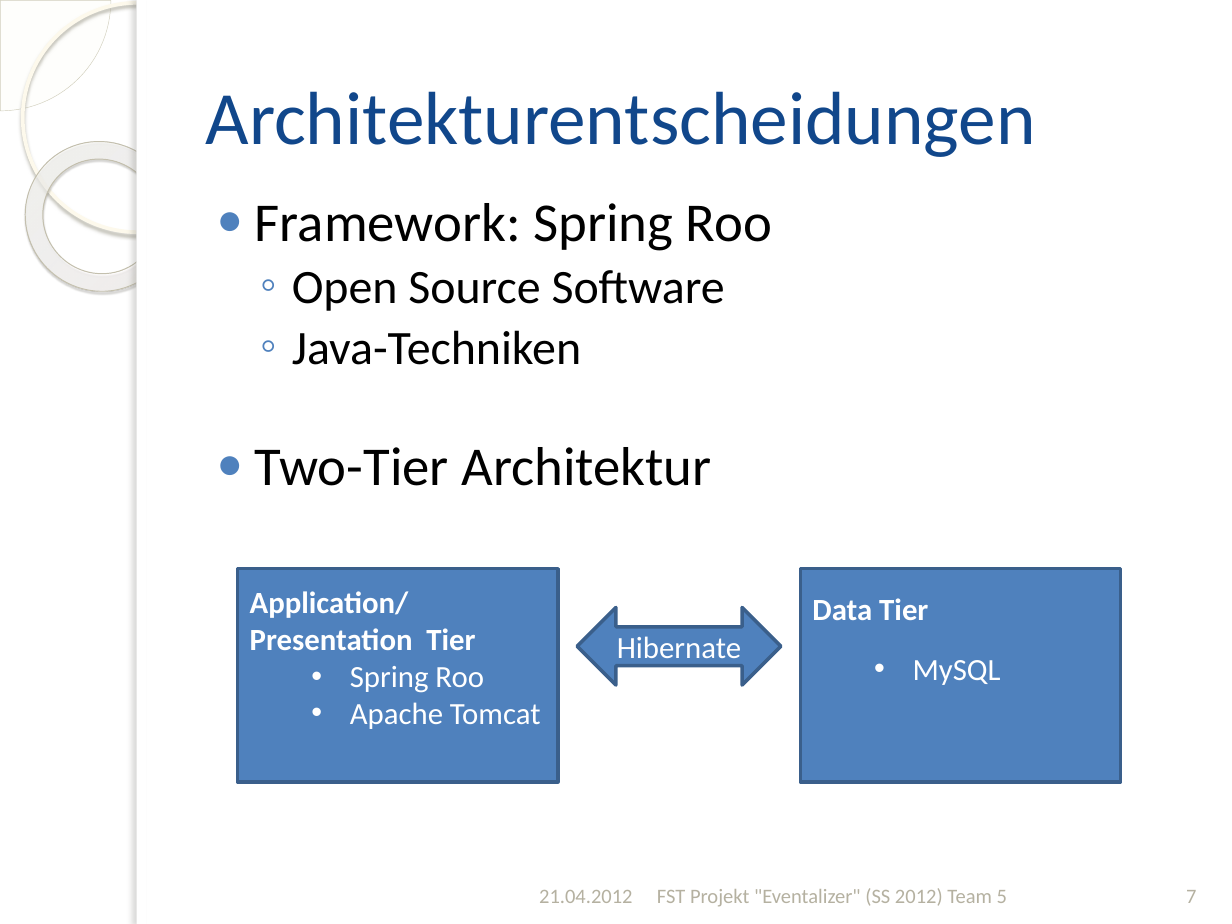
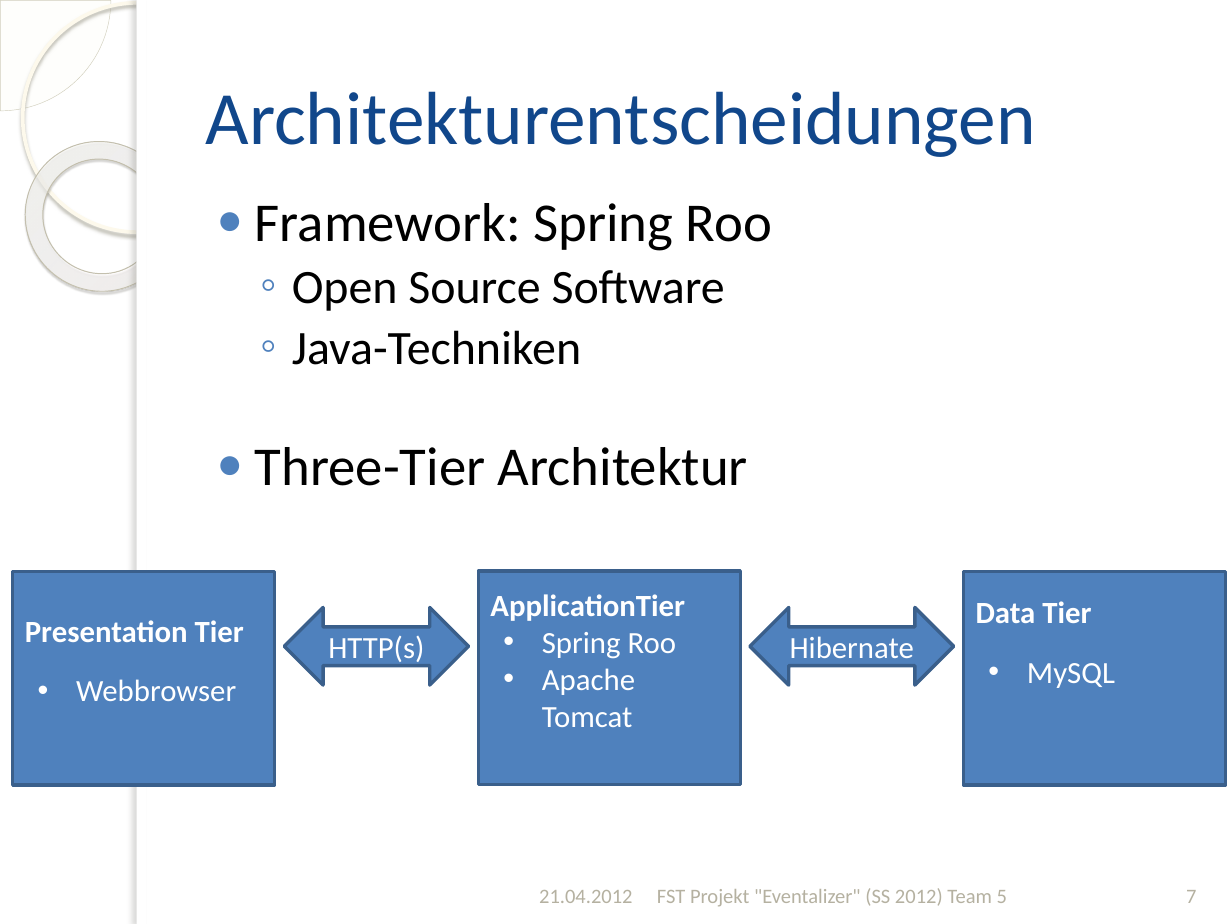
Before and after one commit to silkslostsoul/Eventalizer, a slide deck: slide 7 of Dokumente/Zwischenstand zum 2012-04-21_v2.pptx. Drawn at 1232x924 pixels with LibreOffice and Linux fonts; fonts in the diff are those of the drawing; background and template pictures are left out. Boxes give left, top, right and bottom in pixels: in the first picture for what was removed or moved away, otherwise in the second. Text is boxed around its words. In the diff, an @@ line names an element or a change of style, - is before the commit and + after.

Commit message:
nu aber final

```diff
--- a/Dokumente/Zwischenstand zum 2012-04-21_v2.pptx
+++ b/Dokumente/Zwischenstand zum 2012-04-21_v2.pptx
@@ text at [255,447,748,486]: text changed @@
-● Two-Tier Architektur
+● Three-Tier Architektur
@@ rectangle added at [12,572,275,785], fill #4F81BD, outline #3A5F8C 2 pt, 18 pt, text #FFFFFF, bold @@
+Presentation Tier
+  • Webbrowser
@@ rectangle "ApplicationTier": place and size @@
-rectangle "ApplicationTier" at [238,569,558,782]
+rectangle "ApplicationTier" at [478,572,740,785]
@@ text in rectangle at [490,594,685,621]: text changed @@
-Application/ Presentation Tier
+ApplicationTier
@@ rectangle "Data Tier": place and size @@
-rectangle "Data Tier" at [801,569,1121,782]
+rectangle "Data Tier" at [963,572,1226,785]
@@ left right arrow added at [285,607,469,685], fill #4F81BD, outline #3A5F8C 2 pt, 18 pt, text #FFFFFF @@
+HTTP(s)
@@ left right arrow "Hibernate": place and size @@
-left right arrow "Hibernate" at [578,607,781,685]
+left right arrow "Hibernate" at [750,607,954,685]
@@ text in rectangle at [542,632,677,727]: indent changed @@
@@ text in rectangle at [1027,663,1115,688]: indent changed @@
```
